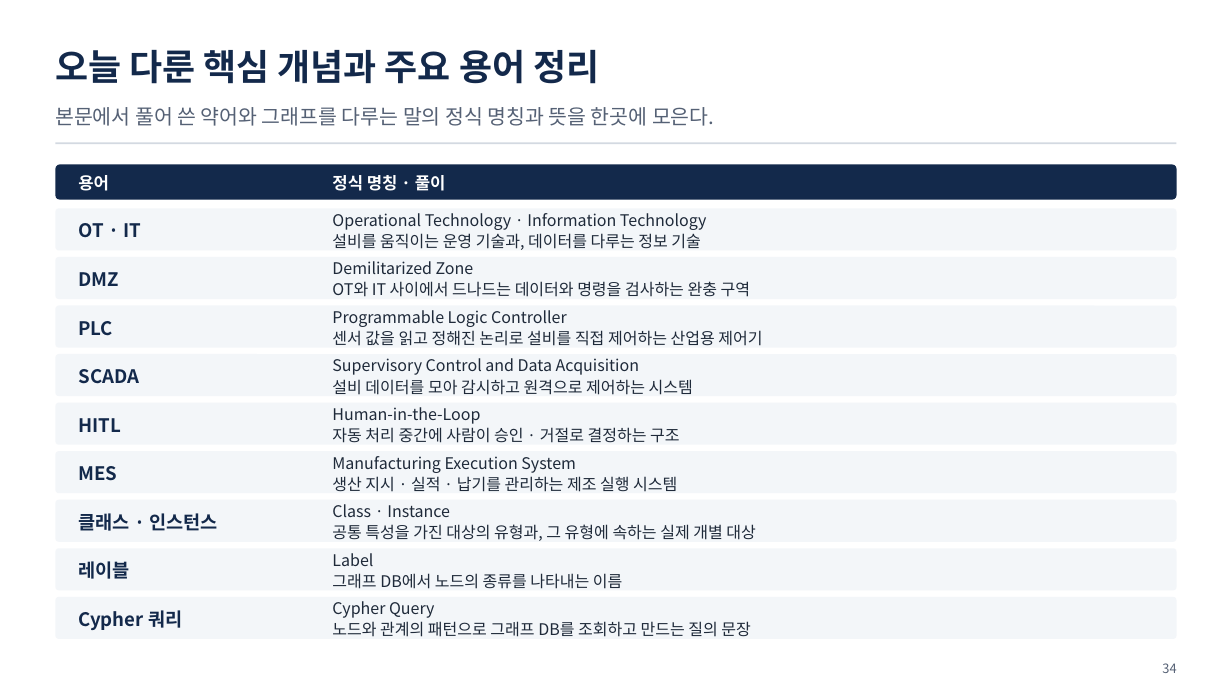
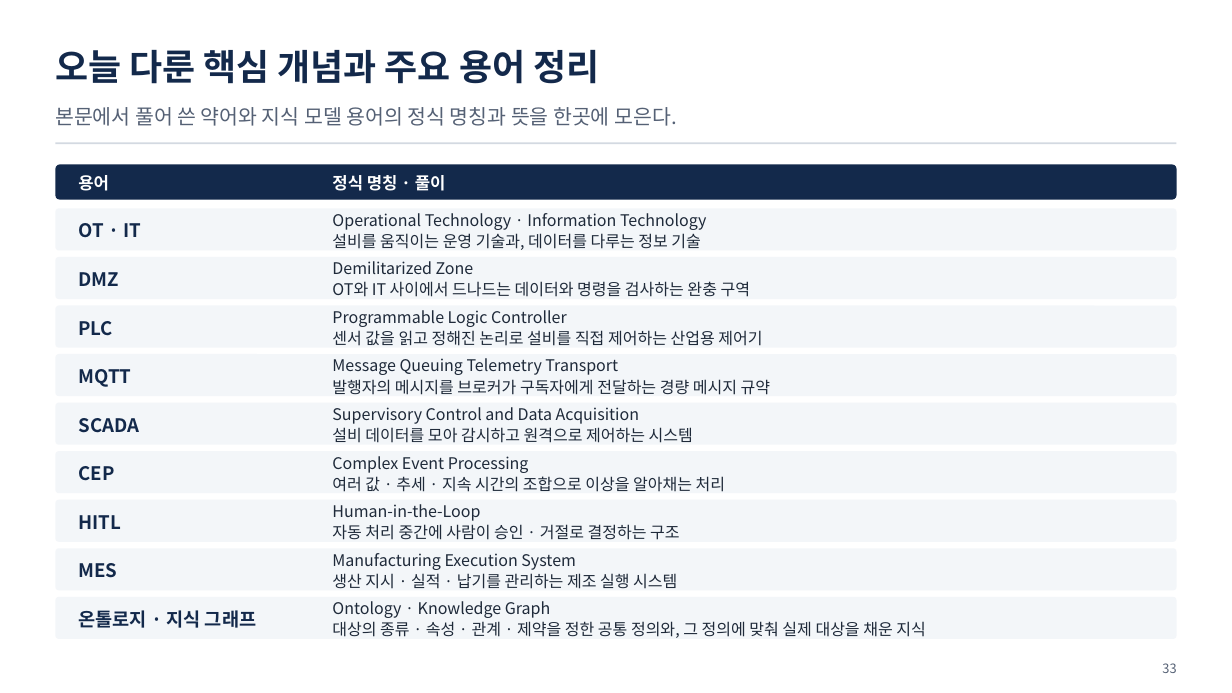
Before and after one commit to uengine-oss/hyd-iot-edu, a slide deck: slide 33 of 산출물/통합반/이론_오프라인/01회차/통합반_오프라인_01회차.pptx (slide 34 before the commit). Drawn at 1232x693 pixels with LibreOffice and Linux fonts; fonts in the diff are those of the drawing. Boxes give left, top, right and bottom in pixels: in the first picture for what was removed or moved away, otherwise in the second. Text is boxed around its words. In the diff, an @@ line names an element or a change of style, - is before the commit and + after.

```diff
--- a/산출물/통합반/이론_오프라인/01회차/통합반_오프라인_01회차.pptx
+++ b/산출물/통합반/이론_오프라인/01회차/통합반_오프라인_01회차.pptx
@@ text at bbox=[55, 107, 676, 126]: text changed @@
-본문에서 풀어 쓴 약어와 그래프를 다루는 말의 정식 명칭과 뜻을 한곳에 모은다.
+본문에서 풀어 쓴 약어와 지식 모델 용어의 정식 명칭과 뜻을 한곳에 모은다.
@@ text added at bbox=[332, 358, 770, 395], 12.5 pt, text #1F2A3A @@
+Message Queuing Telemetry Transport
+발행자의 메시지를 브로커가 구독자에게 전달하는 경량 메시지 규약
@@ text added at bbox=[78, 369, 131, 387], 14.5 pt, text #13294B, bold @@
+MQTT
@@ text "SCADA": place and size @@
-text "SCADA" at bbox=[78, 369, 139, 384]
+text "SCADA" at bbox=[78, 418, 139, 433]
@@ text "Supervisory Control and Data Acquisition": place and size @@
-text "Supervisory Control and Data Acquisition" at bbox=[332, 358, 693, 395]
+text "Supervisory Control and Data Acquisition" at bbox=[332, 407, 693, 443]
@@ text added at bbox=[78, 466, 114, 481], 14.5 pt, text #13294B, bold @@
+CEP
@@ text added at bbox=[332, 456, 725, 492], 12.5 pt, text #1F2A3A @@
+Complex Event Processing
+여러 값 · 추세 · 지속 시간의 조합으로 이상을 알아채는 처리
@@ text removed at bbox=[332, 504, 755, 541] @@
-Class · Instance
-공통 특성을 가진 대상의 유형과, 그 유형에 속하는 실제 개별 대상
@@ text removed at bbox=[78, 513, 218, 531] @@
-클래스 · 인스턴스
@@ text removed at bbox=[78, 561, 129, 579] @@
-레이블
@@ 4 texts: place and size @@
-4 texts at bbox=[78, 407, 679, 492]
+4 texts at bbox=[78, 504, 679, 589]
@@ text removed at bbox=[332, 553, 622, 589] @@
-Label
-그래프 DB에서 노드의 종류를 나타내는 이름
@@ text at bbox=[78, 610, 256, 628]: text changed @@
-Cypher 쿼리
+온톨로지 · 지식 그래프
@@ text at bbox=[332, 601, 925, 638]: text changed @@
-Cypher Query
-노드와 관계의 패턴으로 그래프 DB를 조회하고 만드는 질의 문장
+Ontology · Knowledge Graph
+대상의 종류 · 속성 · 관계 · 제약을 정한 공통 정의와, 그 정의에 맞춰 실제 대상을 채운 지식
@@ text at bbox=[1162, 663, 1176, 673]: text changed @@
-34
+33
```
Also in this commit, not shown: 31 other slides changed, 3 slides added, 4 slides removed, 4 other files.
